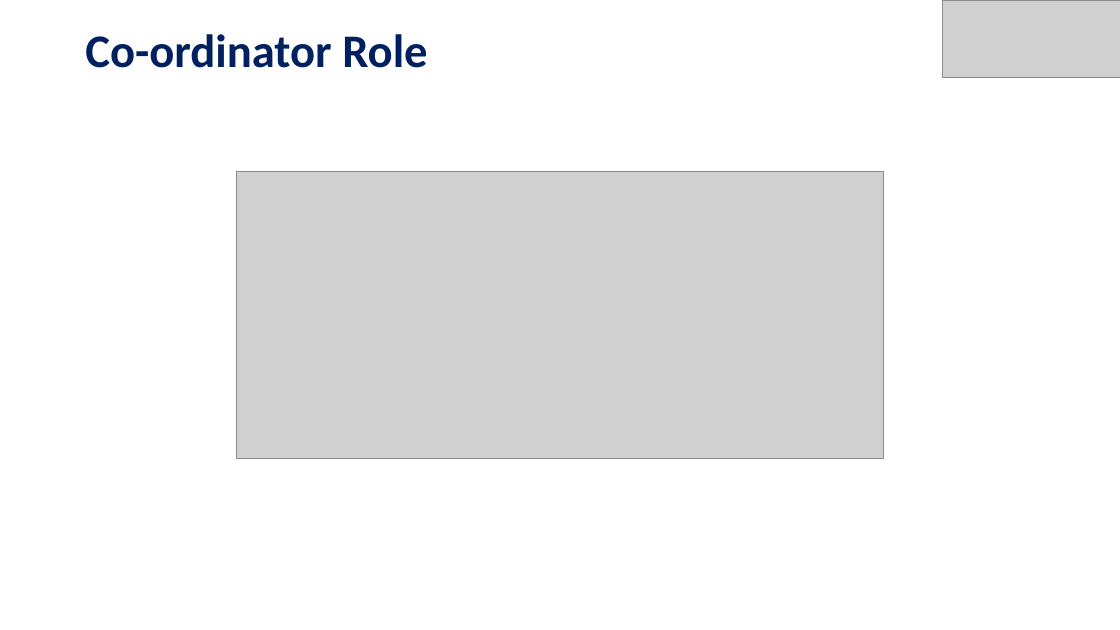
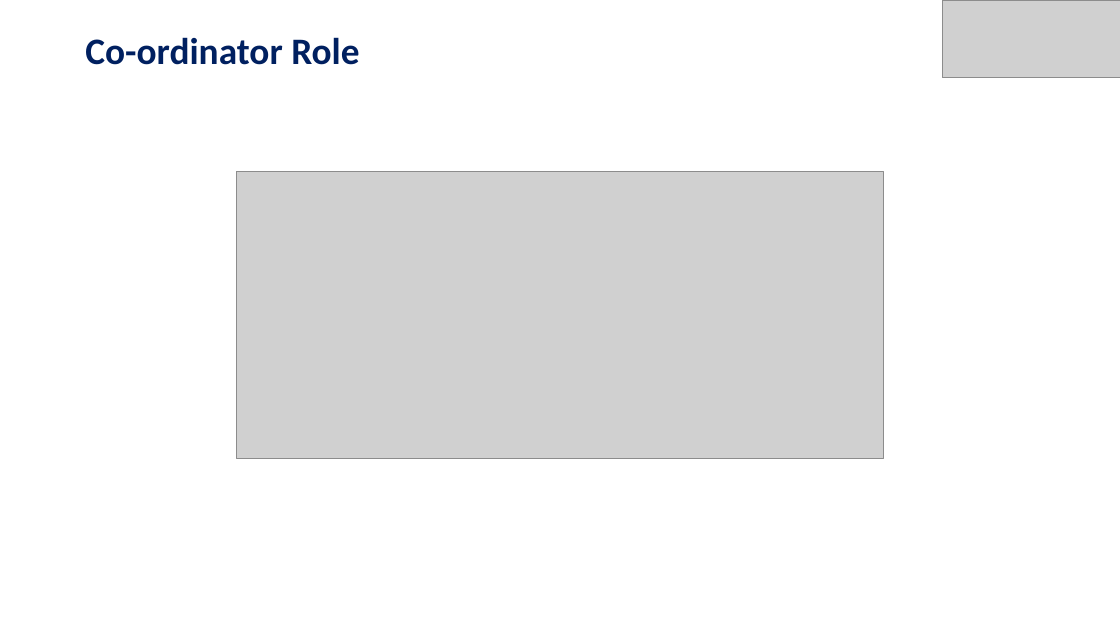
Before and after one commit to anand6105/MSE_QRBOT, a slide deck: slide 21 of docs/QUICK_RESCUE_BOT.pptx (slide 20 before the commit). Drawn at 1120x630 pixels with LibreOffice and Linux fonts; fonts in the diff are those of the drawing; grey boxes stand for pictures. Boxes give left, top, right and bottom in pixels: in the first picture for what was removed or moved away, otherwise in the second. Text is boxed around its words. In the diff, an @@ line names an element or a change of style, - is before the commit and + after.

```diff
--- a/docs/QUICK_RESCUE_BOT.pptx
+++ b/docs/QUICK_RESCUE_BOT.pptx
@@ title "Co-ordinator Role" at bbox=[85, 37, 359, 65]: size 40 to 32 pt @@
```
Also in this commit, not shown: 16 other slides changed, 8 slides added, 2 slides removed.
